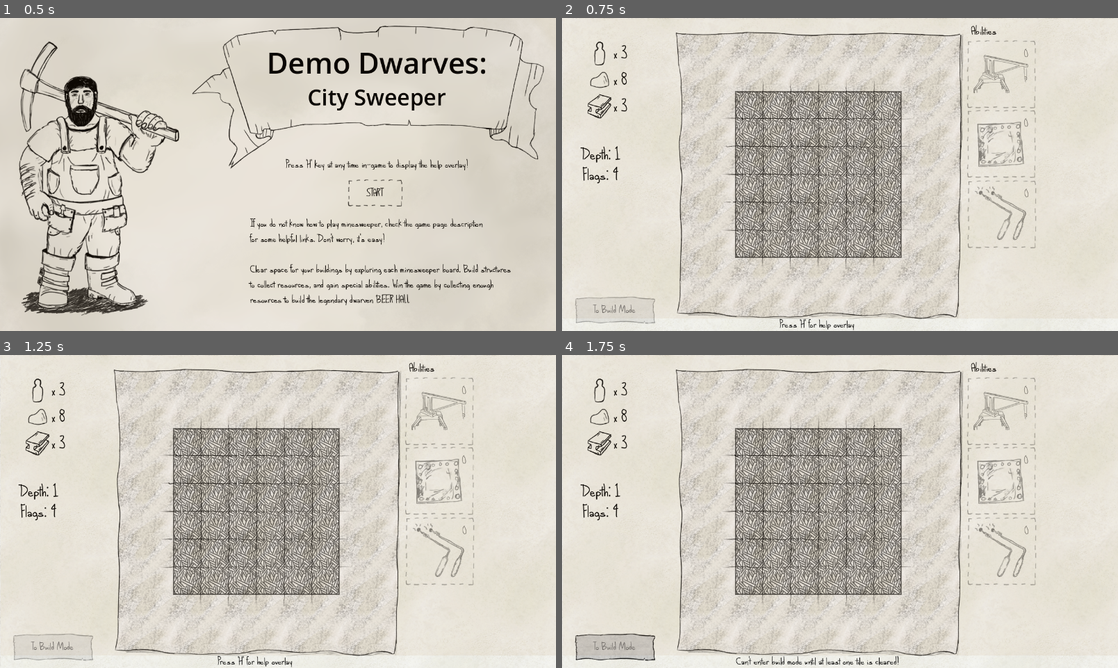
Above: before the commit, frames 1-4 (two rows, left to right).
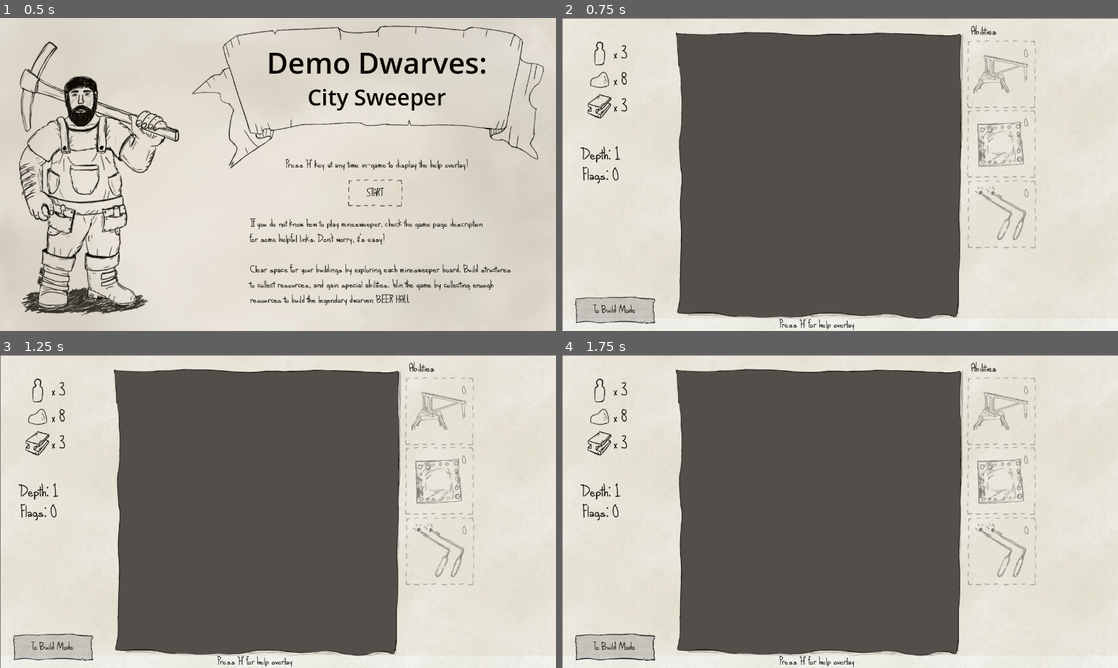
Above: after the commit, the same moments.

Repository: e-lain/MinesweeperDwarves
Game: Godot game, scene res://Title.tscn
The game is run twice, just before and just after one commit, with the same random seed, the same clock (stepped at 60 frames per second) and the same inputs.
Inputs (mouse positions are in pixels of both pictures, inside the frame that each line leads up to):
- Up to frame 1 (0.5 s): no input
- Up to frame 2 (0.75 s): click "START" at 0.5 s
- Up to frame 3 (1.25 s): no input
- Up to frame 4 (1.75 s): click (617, 646) at 1.25 s, where only the run after the commit has a clickable "To Build Mode"

Frame 1 is identical in both runs. In frame 2, 43% of the frame differs, in the area x 0-100%, y 0-100%; in frame 3, 43%; in frame 4, 43%.
Error after the commit: Invalid access to property or key 'ïcon_path' on a base object of type 'Dictionary'. (res://Main.gd:94)

Commit message:
Attempt fix missing red shader

Diff:
--- a/Main.gd
+++ b/Main.gd
@@ -90,6 +90,9 @@
 
 # Called when the node enters the scene tree for the first time.
 func _ready():
+	for key in BuildingData.data.keys():
+		load(BuildingData.data[key]["ïcon_path"])
+
 	# place board in center with correct offset accounting for tile size and board size
 	generate_board(0)
 
--- a/Shaders/InvalidBuildingPlacement.tres
+++ b/Shaders/InvalidBuildingPlacement.tres
@@ -3,5 +3,6 @@
 [ext_resource type="Shader" path="res://Shaders/BuildingPlacement.gdshader" id="1_1vd5c"]
 
 [resource]
+resource_local_to_scene = true
 shader = ExtResource("1_1vd5c")
 shader_parameter/override_color = Color(0.811765, 0, 0, 1)
